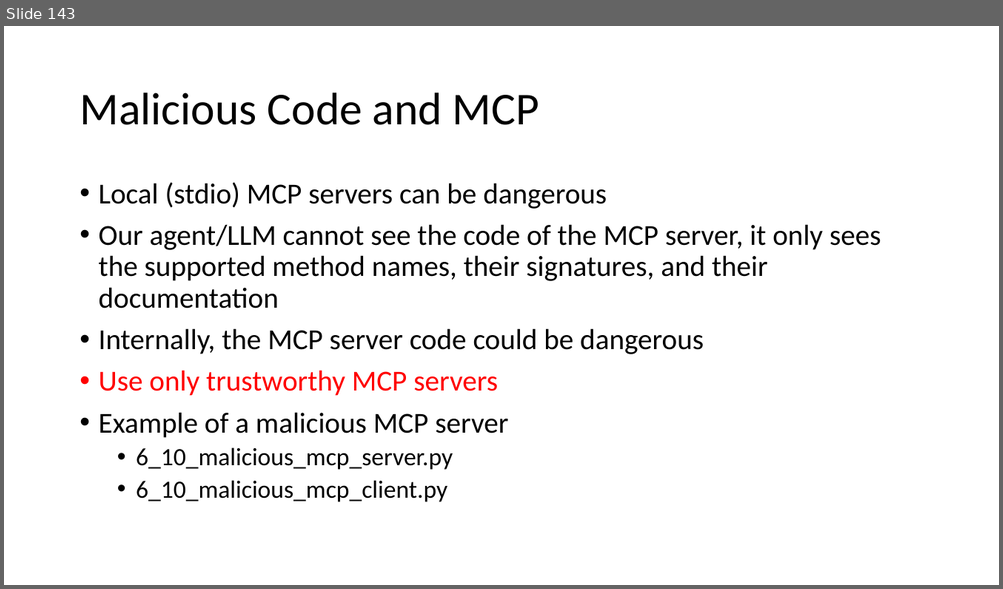
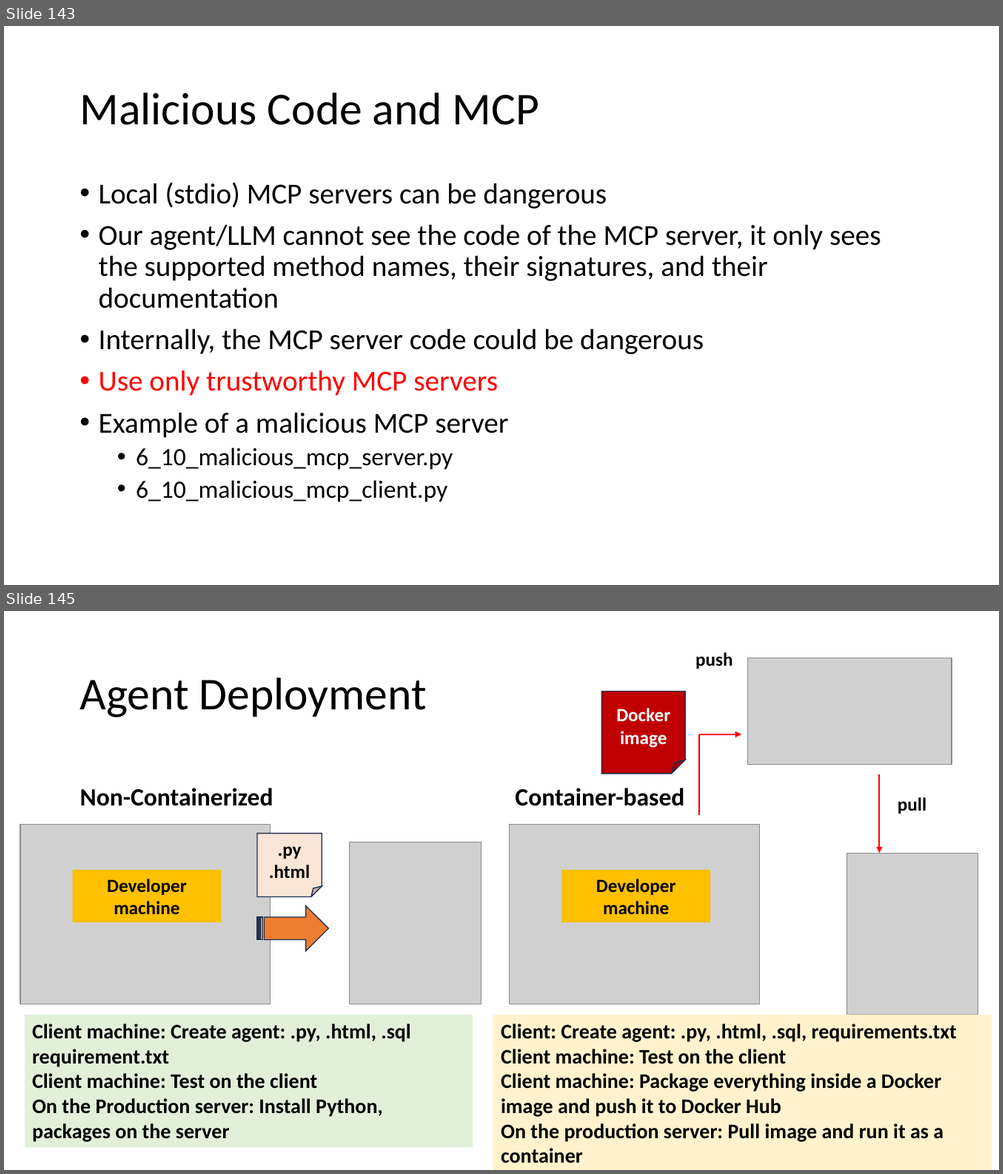
Before and after one commit to atulkahatecdac/agenticai_real, a slide deck: presentation/Agentic AI - Realpage.pptx. Shown one above the other, each under a label of ours: slide 143 before the commit, slides 143 and 145 after it; the slides between them are not shown. The pictures are 1003x589 and 1003x1174 pixels, drawn with LibreOffice and Linux fonts; fonts in the diff are those of the drawing; grey boxes stand for pictures. Boxes give left, top, right and bottom in pixels: in the first picture for what was removed or moved away, otherwise in the second. Text is boxed around its words. In the diff, an @@ line names an element or a change of style, - is before the commit and + after.

```diff
--- a/presentation/Agentic AI - Realpage.pptx
+++ b/presentation/Agentic AI - Realpage.pptx
@@ slide 145 added at (4,611,999,1170), background #FFFFFF @@
@@ text added at (695,652,733,669), 18 pt, text #000000, bold @@
+push
@@ picture added at (747,658,950,765) @@
@@ title added at (80,678,427,718), 44 pt, text #000000 @@
+Agent Deployment
@@ folded corner added at (602,692,686,775), fill #C00000, outline #1E3256 1 pt, 18 pt, text #FFFFFF, bold @@
+Docker image
@@ line added from (700, 815) to (700, 735), #FF0000 1.5 pt @@
@@ arrow added from (700, 735) to (741, 735), #FF0000 1.5 pt @@
@@ text added at (80,788,273,806), 24 pt, text #000000, bold @@
+Non-Containerized
@@ text added at (515,788,684,806), 24 pt, text #000000, bold @@
+Container-based
@@ arrow added from (879, 775) to (879, 854), #FF0000 1.5 pt @@
@@ text added at (897,797,926,814), 18 pt, text #000000, bold @@
+pull
@@ picture added at (20,824,270,1004) @@
@@ picture added at (509,824,759,1004) @@
@@ folded corner added at (257,833,322,897), fill #FBE5D6, outline #1E3256 1 pt, 18 pt, text #000000, bold @@
+.py
+.html
@@ picture added at (350,843,481,1004) @@
@@ picture added at (846,854,978,1015) @@
@@ rectangle added at (73,870,221,923), fill #FFC000, 18 pt, text #000000, bold @@
+Developer machine
@@ rectangle added at (561,870,710,923), fill #FFC000, 18 pt, text #000000, bold @@
+Developer machine
@@ striped right arrow added at (257,906,329,952), fill #ED7D31, outline #1E3256 1 pt @@
@@ rectangle added at (25,1014,472,1147), fill #E2F0D9, 20 pt, text #000000, bold @@
+Client machine: Create agent: .py, .html, .sql requirement.txt
+Client machine: Test on the client
+On the Production server: Install Python, packages on the server
@@ rectangle added at (493,1014,992,1170), fill #FFF2CC, 20 pt, text #000000, bold @@
+Client: Create agent: .py, .html, .sql, requirements.txt
+Client machine: Test on the client
+Client machine: Package everything inside a Docker image and push it to Docker Hub
+On the production server: Pull image and run it as a container
```
Also in this commit, not shown: 2 slides changed, 12 other slides added, 18 other files.
